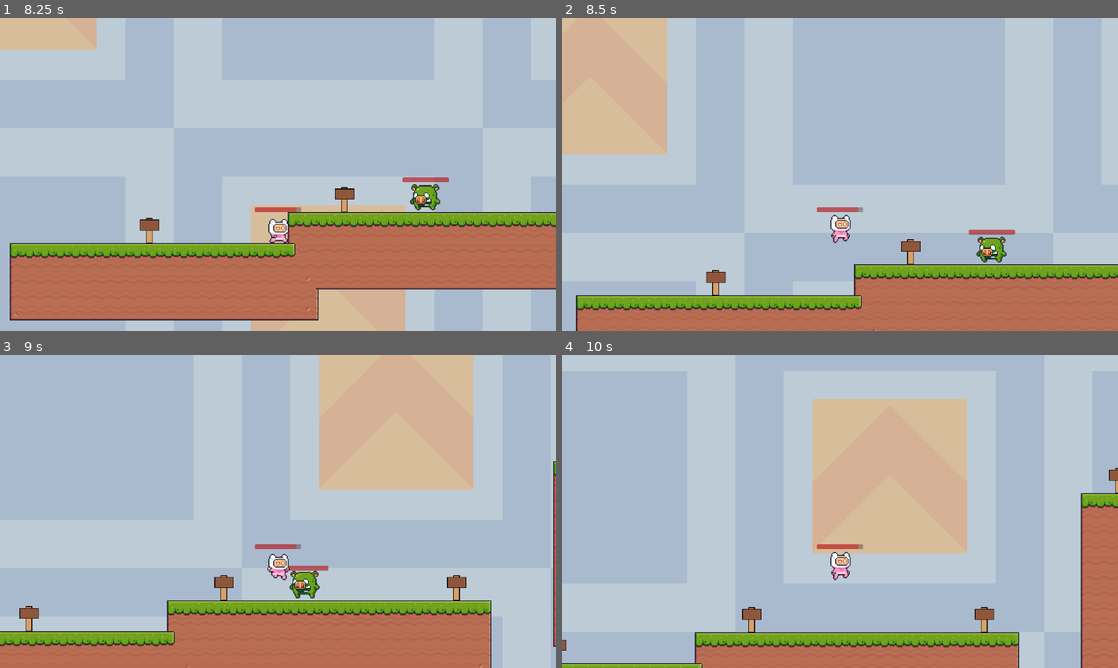
Above: before the commit, frames 1-4 (two rows, left to right).
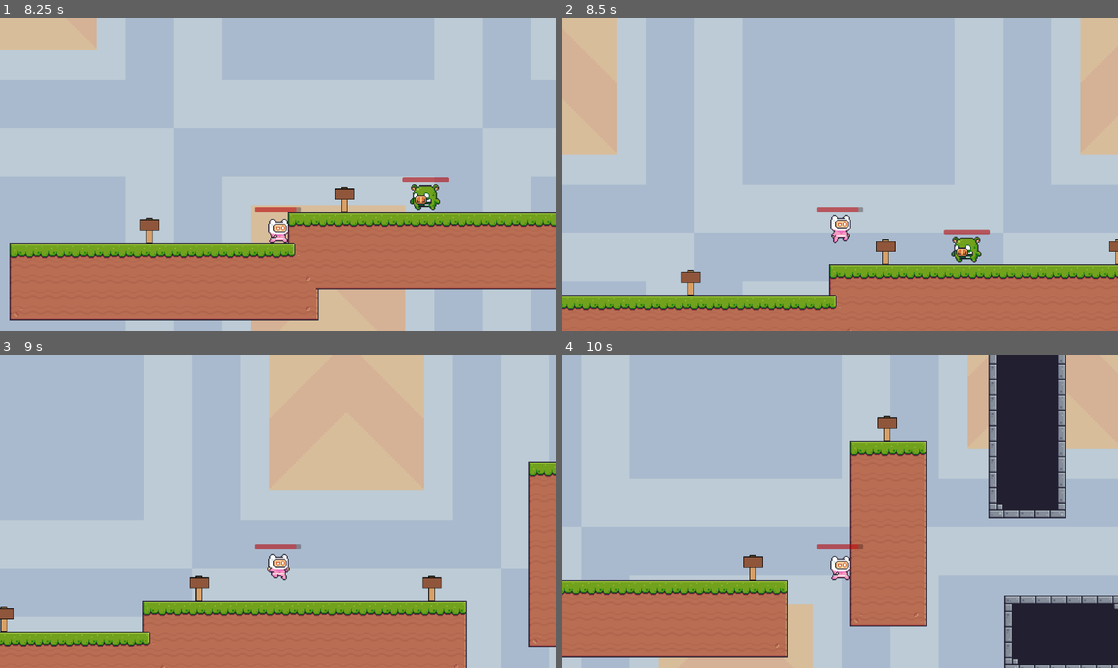
Above: after the commit, the same moments.

Repository: HiggloH/2d_platformer
Game: Godot game, scene res://Managers/Game/game_manager.tscn
The game is run twice, just before and just after one commit, with the same random seed, the same clock (stepped at 60 frames per second) and the same inputs.
Inputs (mouse positions are in pixels of both pictures, inside the frame that each line leads up to):
- Up to frame 1 (8.25 s): click "Start Game" at 0.5 s; move the mouse to (400, 158) at 1.27 s; hold Space (jump) 1.28-2.03 s; hold D (right) 1.28-2.78 s; move the mouse to (166, 190) at 2.02 s; click (166, 190) at 2.1 s; tap Space (jump) at 2.27, 2.3, 2.57, 3.6, 3.77, 4.07, 4.52, 4.55, 4.82, 5.27, 5.3, 5.57, 6.77, 6.8, 7.07, 8.1 s; move the mouse to (333, 105) at 2.77 s; hold A (left) 2.78-3.53 s; hold Space (jump) 2.78-3.53 s; tap E (use) at 2.85, 5.1, 7.35 s; move the mouse to (250, 237) at 3.52 s; hold D (right) 3.53-5.03 s; move the mouse to (444, 221) at 4.27 s; press the mouse at (444, 221) at 4.28 s; move the mouse to (111, 127) at 5.02 s; release the mouse at (111, 127) at 5.03 s; hold A (left) 5.03-5.78 s; move the mouse to (305, 174) at 5.77 s; hold D (right) 5.78-6.53 s; hold Space (jump) 5.78-6.53 s; move the mouse to (194, 96) at 6.52 s; hold A (left) 6.53-8.03 s; click (194, 96) at 6.6 s; move the mouse to (400, 158) at 7.27 s; hold Space (jump) 7.28-8.03 s; move the mouse to (166, 190) at 8.02 s; hold D (right) from 8.03 s (still down)
- Up to frame 2 (8.5 s): keep holding D (right); tap Space (jump) at 8.27 s
- Up to frame 3 (9 s): keep holding D (right); tap Space (jump) at 8.57 s; move the mouse to (333, 442) at 8.77 s; press the mouse at (333, 442) at 8.78 s
- Up to frame 4 (10 s): keep holding D (right); tap Space (jump) at 9.05, 9.77, 9.8 s; move the mouse to (812, 574) at 9.52 s; release the mouse at (812, 574) at 9.53 s; tap E (use) at 9.6 s

Frame 1 is identical in both runs. In frame 2, 11% of the frame differs, in the area x 0-100%, y 0-100%; in frame 3, 16%; in frame 4, 51%.

Commit message:
more save and load and player state fioxes

Diff:
--- a/GlobalScripts/Save/Load.gd
+++ b/GlobalScripts/Save/Load.gd
@@ -7,5 +7,13 @@
 
 	if save_file != null:
 		var unlocked_levels = save_file.get_line()
+		var has_sword = save_file.get_line()
+
+		#Convert has_sword from string to bool
+		if has_sword == "false":
+			has_sword = false
+		elif has_sword == "true":
+			has_sword = true
 
 		Game.unlocked_levels = unlocked_levels
+		Game.has_sword = has_sword
--- a/GlobalScripts/Save/Save.gd
+++ b/GlobalScripts/Save/Save.gd
@@ -4,8 +4,11 @@
 
 func save():
 	var unlocked_levels = Game.unlocked_levels
+	var has_sword = Game.has_sword
 
 	var save_file = FileAccess.open(SAVE_FILE_1, FileAccess.WRITE)
+
 	save_file.store_line(JSON.stringify(unlocked_levels))
+	save_file.store_line(JSON.stringify(has_sword))
 
 	save_file.close()
--- a/Levels/Managers/level_manager.gd
+++ b/Levels/Managers/level_manager.gd
@@ -12,7 +12,5 @@
 	player.global_position = start_location.global_position
 	call_deferred("add_child", player)
 
-	player.instansiate(Game.has_sword)
-
 func set_start_location(new_position):
 	new_location = new_position
--- a/Player/Player_Controller.gd
+++ b/Player/Player_Controller.gd
@@ -41,14 +41,11 @@
 var can_hurt: bool = true
 var ignore_wall: bool = false
 
-func instansiate(_has_sword: bool):
-	has_sword = _has_sword
-
-	if has_sword:
-		pickup_sword()
-
 func _ready():
 	health_bar.set_health(health)
+
+	if Game.has_sword:
+		pickup_sword()
 
 func change_state(new_state: States):
 	if new_state == States.WallJumping:
@@ -58,18 +55,19 @@
 	current_state = new_state
 
 func _physics_process(delta):
-	if not is_on_floor():
+	if not is_on_floor() and not is_on_wall():
 		if current_state != States.Falling:
 			if current_state != States.Jumping and current_state != States.WallJumping:
 				change_state(States.Falling)
 
 	if !ignore_wall:
-		if is_on_wall() and current_state == States.Falling and current_state != States.WallJumping:
+		if is_on_wall() and current_state == States.Falling:
 			velocity.y = 0
 
-			change_state(States.WallJumping)
-
-		jump_ready = true
+			if current_state != States.WallJumping:
+				change_state(States.WallJumping)
+
+			jump_ready = true
 
 	animate()
 
@@ -85,7 +83,6 @@
 		States.Jumping:
 			if jump_ready:
 				jump(delta)
-
 		States.Falling:
 			if velocity.y <= MAX_VELOCITY.y:
 				velocity.y += GRAVITY * delta
@@ -157,7 +154,7 @@
 	move_direction = Input.get_axis("left", "right")
 
 	if has_sword:
-		if move_direction != last_direction and move_direction != 0:
+		if move_direction != last_direction and move_direction != 0 and last_direction != 0:
 			sword_controller.flip()
 
 	if move_direction != 0:
@@ -179,6 +176,8 @@
 		queue_free()
 
 	if area.is_in_group("SwordPickup") and !has_sword:
+		Game.has_sword = true
+
 		area.queue_free()
 		pickup_sword()
 
